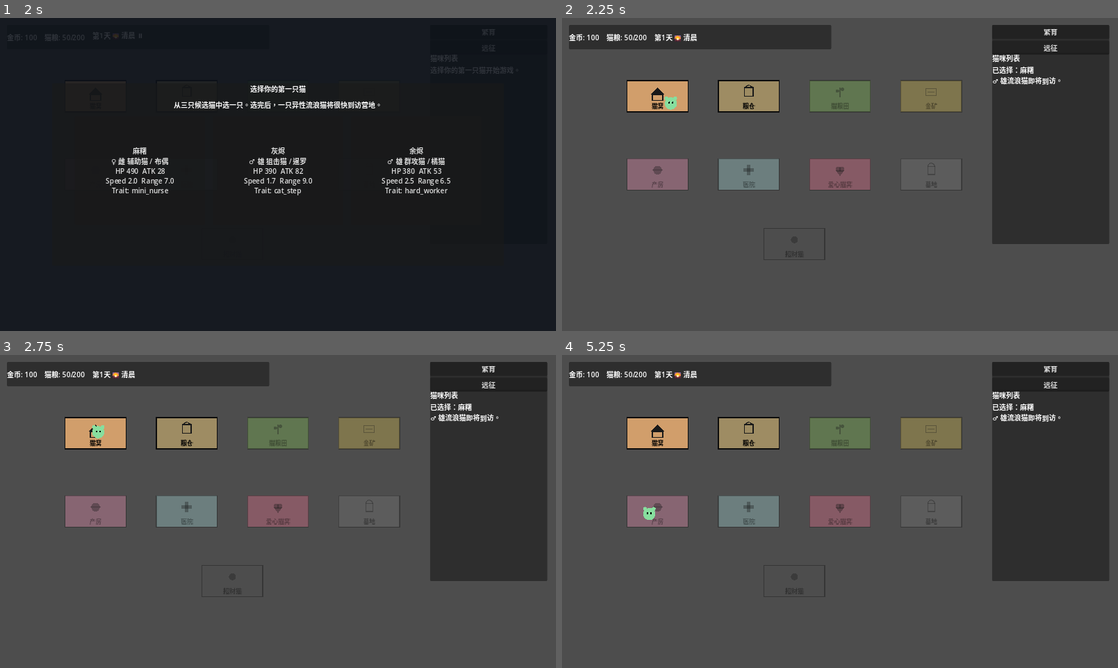
Above: before the commit, frames 1-4 (two rows, left to right).
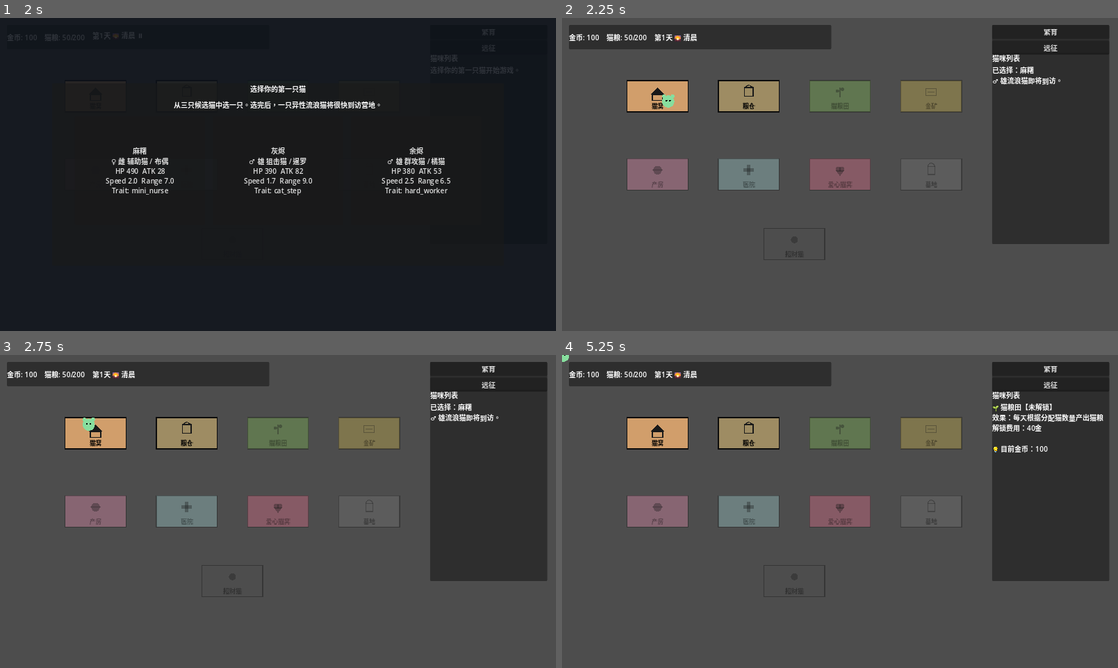
Above: after the commit, the same moments.

Repository: chriszcc1021/superMaomao
Game: Godot game, scene res://scenes/camp/CampScene.tscn
Two runs of this game, one before a commit and one after it. Both use one fixed random seed, a clock stepped at 60 frames per second and the inputs below.
Inputs (mouse positions are in pixels of both pictures, inside the frame that each line leads up to):
- Up to frame 1 (2 s): click "繁育" at 0.5 s; click "远征" at 1.25 s
- Up to frame 2 (2.25 s): click "麻糬 ♀ 雌 辅助猫 / 布偶 HP 490 ATK 28…" at 2 s
- Up to frame 3 (2.75 s): no input
- Up to frame 4 (5.25 s): tap Enter at 2.75 s; drag from (656, 433) to (751, 511) at 2.77 s; drag from (656, 511) to (840, 433) at 3.52 s; move the mouse to (751, 511) at 4.27 s; hold D 4.28-5 s; tap E at 4.35 s; click (751, 511) at 4.42 s; drag from (840, 433) to (656, 511) at 5.02 s

Frame 1 is identical in both runs. In frame 2, less than 0.1% of the frame differs, in the area x 18-21%, y 24-30%; in frame 3, 0.1%; in frame 4, 0.9%, in the area x 0-98%, y 0-53%.

Commit message:
feat: 猫移速提升(72→115,60→105等)超过基础小怪95 + 建筑点击预览(未解锁显示效果和费用)

Diff:
--- a/data/constants.gd
+++ b/data/constants.gd
@@ -116,7 +116,7 @@
 	"sniper": {
 		"attack": 70.0,
 		"defense": 18.0,
-		"speed": 72.0,
+		"speed": 115.0,
 		"attack_speed": 0.8,
 		"range": 6.0,
 		"hp": 120.0
@@ -124,7 +124,7 @@
 	"aoe": {
 		"attack": 40.0,
 		"defense": 22.0,
-		"speed": 60.0,
+		"speed": 105.0,
 		"attack_speed": 1.2,
 		"range": 4.0,
 		"hp": 150.0
@@ -132,7 +132,7 @@
 	"control": {
 		"attack": 25.0,
 		"defense": 16.0,
-		"speed": 68.0,
+		"speed": 110.0,
 		"attack_speed": 1.0,
 		"range": 5.0,
 		"hp": 100.0
@@ -140,7 +140,7 @@
 	"support": {
 		"attack": 20.0,
 		"defense": 20.0,
-		"speed": 65.0,
+		"speed": 108.0,
 		"attack_speed": 1.0,
 		"range": 4.0,
 		"hp": 130.0
--- a/scenes/camp/CampScene.gd
+++ b/scenes/camp/CampScene.gd
@@ -177,8 +177,51 @@
 	if not (mb.pressed and mb.button_index == MOUSE_BUTTON_LEFT):
 		return
 	if not _game_state.has_building(building_id):
+		_show_building_preview(building_id)
 		return
 	_show_building_sidebar(building_id)
+
+func _show_building_preview(building_id: String) -> void:
+	var cost := _get_effective_building_cost(int(GameConstants.BUILDING_COSTS.get(building_id, 0)))
+	var lines: PackedStringArray = []
+	match building_id:
+		"food_farm":
+			lines.append("🌱 猫粮田【未解锁】")
+			lines.append("效果：每天根据分配猫数量产出猫粮")
+			lines.append("解锁费用：%d金" % cost)
+		"gold_mine":
+			lines.append("⛏️ 金矿【未解锁】")
+			lines.append("效果：每天根据分配猫数量产出金币")
+			lines.append("解锁费用：%d金" % cost)
+		"nursery":
+			lines.append("🍼 产房【未解锁】")
+			lines.append("效果：繁育成功率从%d%%提升至%d%%" % [
+				int(GameConstants.BREED_SUCCESS_WITHOUT_NURSERY * 100),
+				int(GameConstants.BREED_SUCCESS_WITH_NURSERY * 100)])
+			lines.append("解锁费用：%d金" % cost)
+		"hospital":
+			lines.append("🏥 医院【未解锁】")
+			lines.append("效果：每天治愈在此工作的病猫")
+			lines.append("解锁费用：%d金" % cost)
+		"heart_cat_house":
+			lines.append("❤️ 爱心猫窝【未解锁】")
+			lines.append("效果：流浪猫来访概率 +20%")
+			lines.append("解锁费用：%d金" % cost)
+		"cemetery":
+			lines.append("🪦 墓地【未解锁】")
+			lines.append("效果：记录死亡猫咪")
+			lines.append("解锁费用：%d金" % cost)
+		"fortune_cat":
+			lines.append("🪙 招财猫神龛【未解锁】")
+			lines.append("效果：分配猫每天产出金币")
+			lines.append("解锁费用：%d金" % cost)
+		_:
+			lines.append("%s【未解锁】" % _building_display_name(building_id))
+			lines.append("解锁费用：%d金" % cost)
+	if cost > 0:
+		lines.append("")
+		lines.append("💡 目前金币：%d" % _game_state.coins)
+	_set_sidebar_text("\n".join(lines))
 
 func _refresh_cat_nodes() -> void:
 	for child: Node in _cats_root.get_children():
